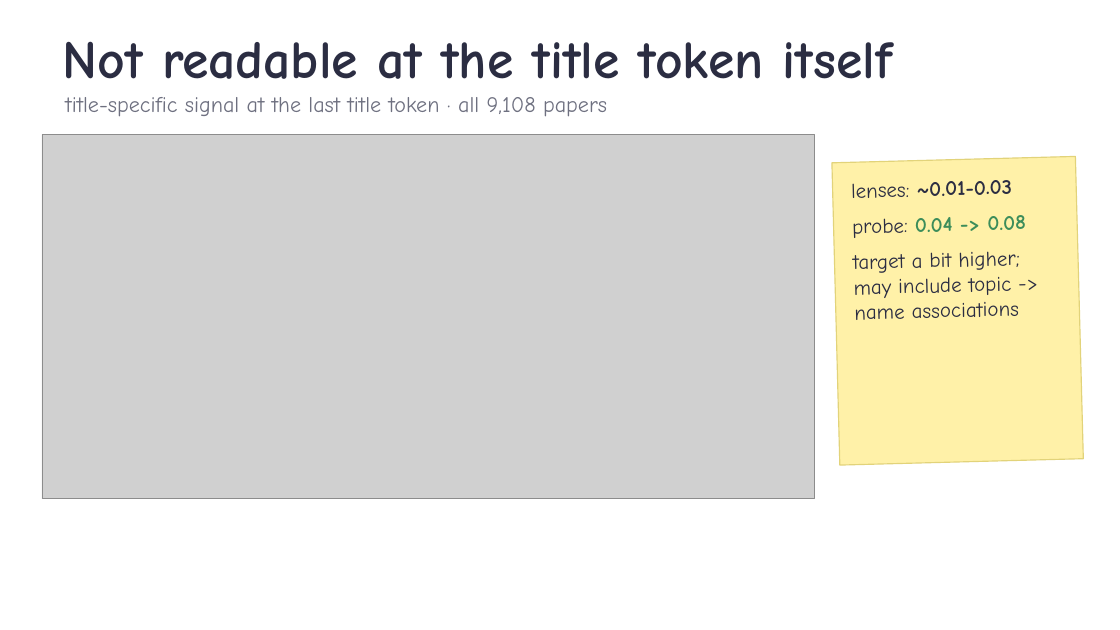
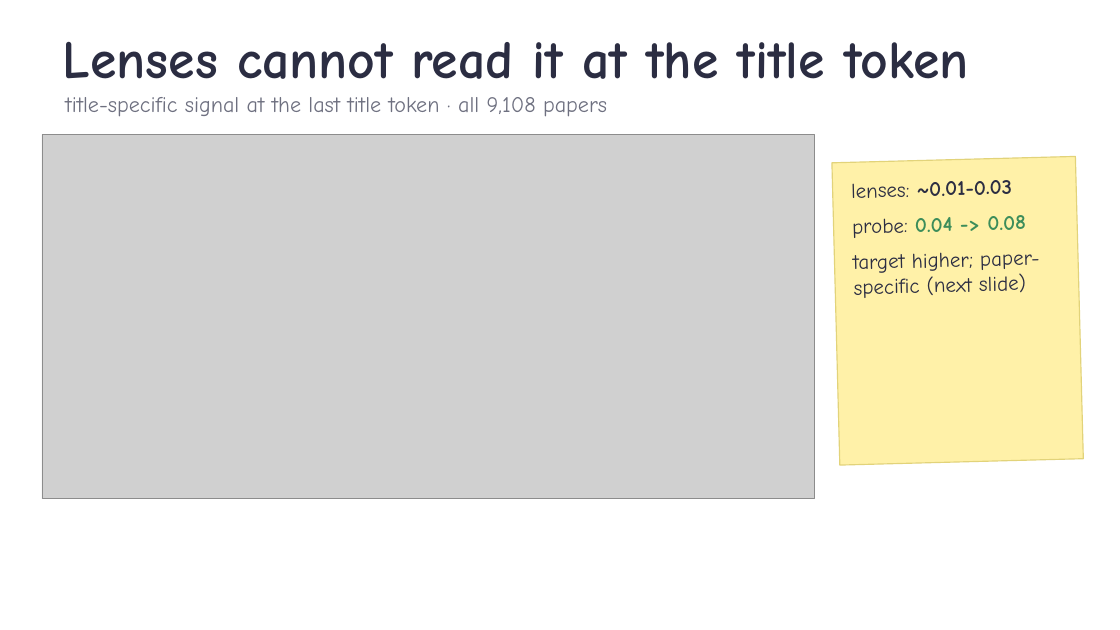
Before and after one commit to ZhiQ1/jlens-authorship-recall, a slide deck: slide 12 of experiment_files/351_stage10/reports/talk/Stage10_author_readout_talk.pptx. Drawn at 1120x630 pixels with LibreOffice and Linux fonts; fonts in the diff are those of the drawing; grey boxes stand for pictures; background and template pictures are left out. Boxes give left, top, right and bottom in pixels: in the first picture for what was removed or moved away, otherwise in the second. Text is boxed around its words. In the diff, an @@ line names an element or a change of style, - is before the commit and + after.

Commit message:
Stage 12 code; name-prior analysis and probe controls; report and talk updated

```diff
--- a/experiment_files/351_stage10/reports/talk/Stage10_author_readout_talk.pptx
+++ b/experiment_files/351_stage10/reports/talk/Stage10_author_readout_talk.pptx
@@ text at [63,42,969,79]: text changed @@
-Not readable at the title token itself
+Lenses cannot read it at the title token
@@ text in rectangle at [853,252,1040,298]: text changed @@
-target a bit higher; may include topic -> name associations
+target higher; paper-specific (next slide)
```
Also in this commit, not shown: 1 other slide changed, 2 slides added, 25 other files.
